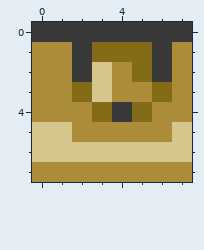
Two states of a pixel-art sprite, Custom/Table-type-1-09_large.png. The picture above is the old version.
The file is 64x64 pixels, drawn in blocks of 8x8; one block is one cell here.
And afterwards:
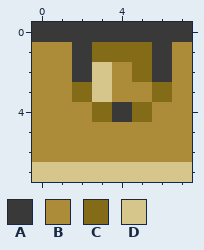
Palette (. is transparent): A #393939  B #ad8c39  C #846b18  D #d6c68c
From the commit log: Fixed floor tiles and table tiles
The exact change:
@@ x 0..7 @@
 4 BBBCACBB
-5 DDBBBBBD
-6 DDDDDDDD
-7 BBBBBBBB
+5 BBBBBBBB
+6 BBBBBBBB
+7 DDDDDDDD
Pixel boxes of the changes (left, top, right, bottom) in both pictures:
changed: (32, 122, 192, 182)
